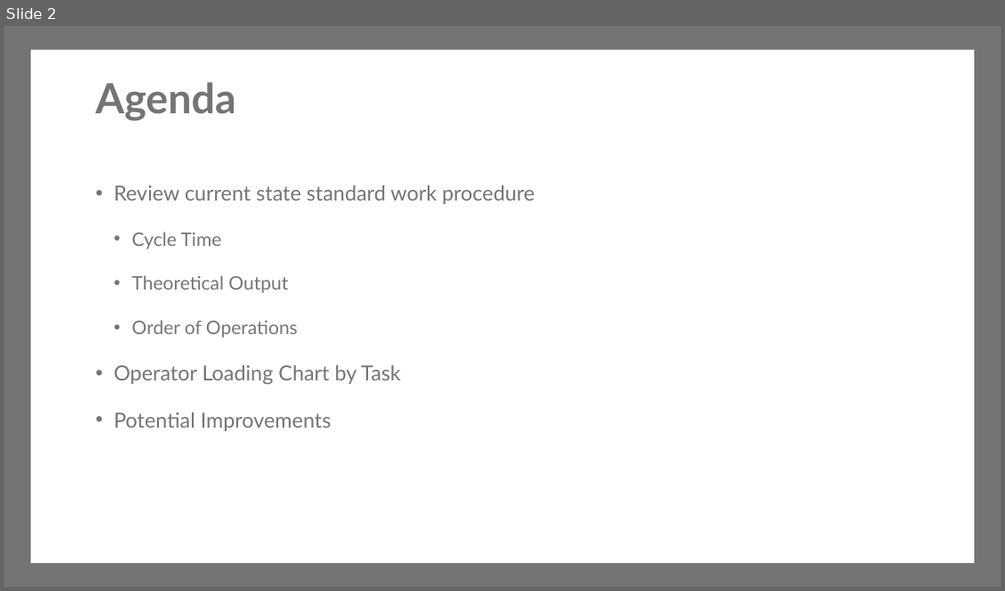
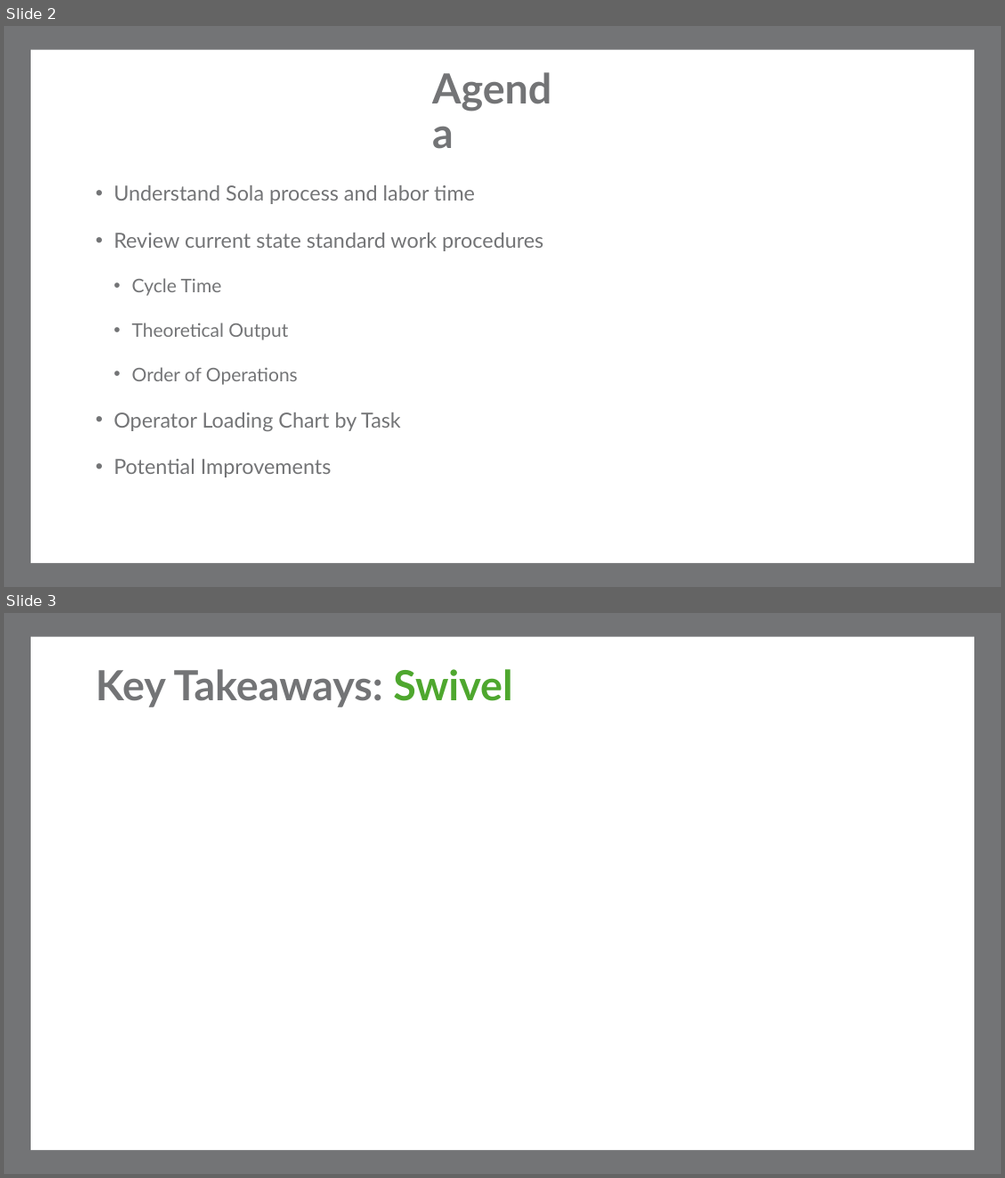
Before and after one commit to macokeefe/claude-code-system, a slide deck: standard-work/standalone/Meritage_3Seater_Standard_Work.pptx. Shown one above the other, each under a label of ours: slide 2 before the commit, slides 2 and 3 after it. The pictures are 1005x591 and 1005x1178 pixels, drawn with LibreOffice and Linux fonts; fonts in the diff are those of the drawing; background and template pictures are left out. Boxes give left, top, right and bottom in pixels: in the first picture for what was removed or moved away, otherwise in the second. Text is boxed around its words. In the diff, an @@ line names an element or a change of style, - is before the commit and + after.

```diff
--- a/standard-work/standalone/Meritage_3Seater_Standard_Work.pptx
+++ b/standard-work/standalone/Meritage_3Seater_Standard_Work.pptx
@@ slide 3 added at box(4, 613, 1001, 1174), background #FFFFFF; not listed: 2 template elements that a slide beside it also shows @@
@@ title added at box(96, 669, 512, 707), 40 pt, text #737476, bold @@
+Key Takeaways: Swivel
@@ slide 2 changed as well @@
@@ title "Agenda" rewrapped from box(96, 82, 236, 121) to box(425, 75, 581, 150) @@
@@ text at box(113, 185, 543, 251): text changed @@
-• Review current state standard work procedure
+• Understand Sola process and labor time
+• Review current state standard work procedures
```
Also in this commit, not shown: 4 other slides changed, 4 other slides added.
